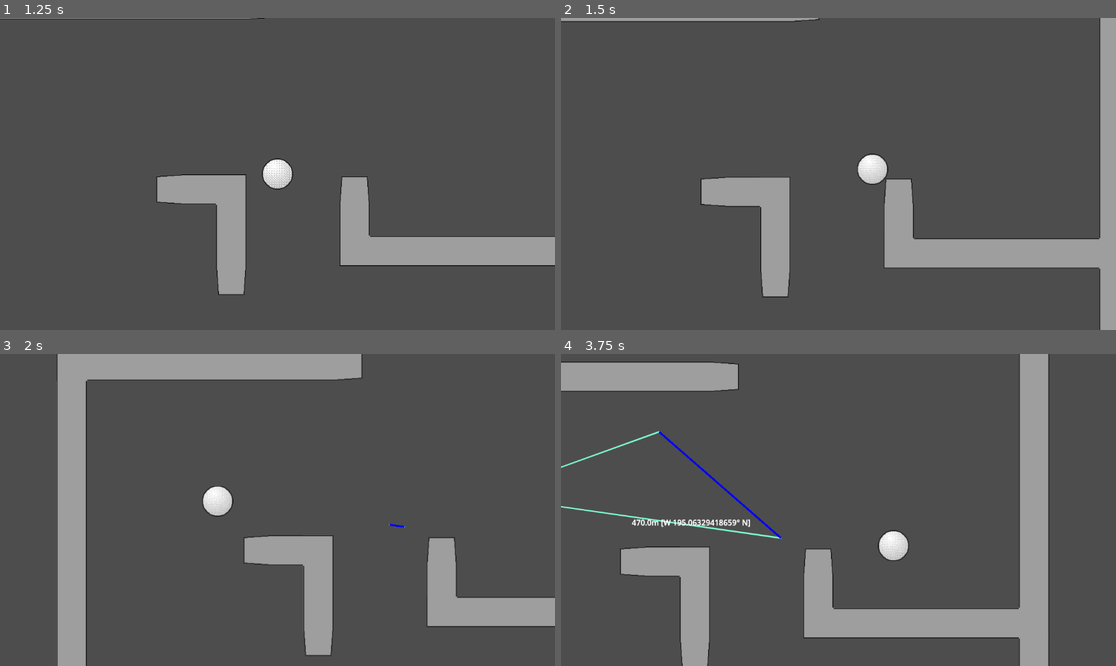
Above: before the commit, frames 1-4 (two rows, left to right).
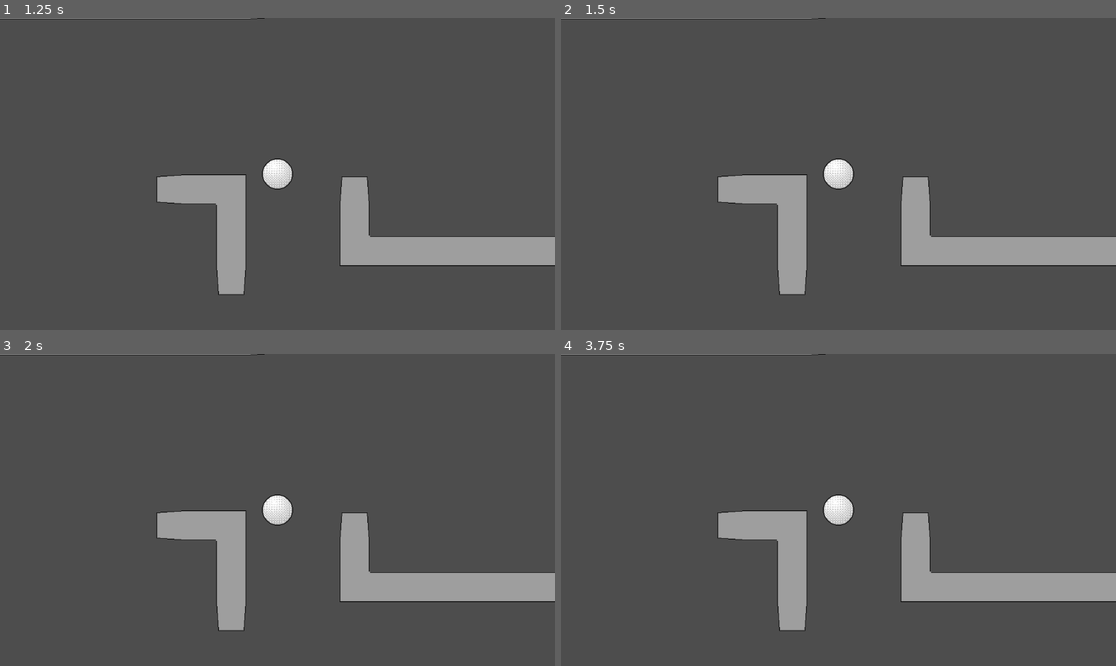
Above: after the commit, the same moments.

Repository: EightLimbed/physics-golf
Game: Godot game, scene res://Game.tscn
Two runs of this game, one before a commit and one after it. Both use one fixed random seed, a clock stepped at 60 frames per second and the inputs below.
Inputs (mouse positions are in pixels of both pictures, inside the frame that each line leads up to):
- Up to frame 1 (1.25 s): tap Enter (ui_accept) at 0.5, 0.77 s; move the mouse to (399, 158) at 0.52 s; press the mouse at (399, 158) at 0.53 s
- Up to frame 2 (1.5 s): tap Enter (ui_accept) at 1.25 s; move the mouse to (727, 189) at 1.27 s; release the mouse at (727, 189) at 1.28 s; click (727, 189) at 1.35 s
- Up to frame 3 (2 s): tap Enter (ui_accept) at 1.52 s
- Up to frame 4 (3.75 s): move the mouse to (894, 441) at 2.02 s; press the mouse at (894, 441) at 2.03 s; move the mouse to (810, 572) at 2.77 s; release the mouse at (810, 572) at 2.78 s; click (810, 572) at 2.85 s; tap Enter (ui_accept) at 3.02 s; move the mouse to (1005, 556) at 3.52 s; press the mouse at (1005, 556) at 3.53 s

Frame 1 is identical in both runs. In frame 2, 8.9% of the frame differs, in the area x 0-100%, y 0-100%; in frame 3, 23%; in frame 4, 24%.

Commit message:
Start Aiming

Diff:
--- a/Ball.gd
+++ b/Ball.gd
@@ -1,19 +1,28 @@
 extends RigidBody2D
 
 @onready var game = get_parent()
+var launch_ready : bool = false
 
 # Called when the node enters the scene tree for the first time.
 func _ready() -> void:
-	pass # Replace with function body.
+	game.vectors.append(position)
 
 # Called every frame. 'delta' is the elapsed time since the previous frame.
 func _process(_delta: float) -> void:
-	pass
 
-func _input(event: InputEvent) -> void:
-	if event.is_action_released("Launch"):
+	if Input.is_action_just_released("Launch") and launch_ready:
 		apply_central_impulse(-get_local_mouse_position()*2)
+		launch_ready = false
 
 func _on_body_entered(_body: Node) -> void:
 	game.vectors.append(position)
 	print(game.vectors)
+
+func _on_mouse_entered() -> void:
+	if Input.is_action_pressed("Launch"):
+		print("entered")
+		launch_ready = true
+
+func _draw() -> void:
+	if launch_ready:
+		draw_line(position, get_local_mouse_position(), Color.YELLOW, 6, true)
--- a/Ball.tscn
+++ b/Ball.tscn
@@ -12,6 +12,7 @@
 
 [node name="Ball" type="RigidBody2D"]
 collision_layer = 2
+input_pickable = true
 physics_material_override = SubResource("PhysicsMaterial_lww6v")
 gravity_scale = 0.0
 lock_rotation = true
@@ -28,3 +29,4 @@
 shape = SubResource("RectangleShape2D_lww6v")
 
 [connection signal="body_entered" from="." to="." method="_on_body_entered"]
+[connection signal="mouse_entered" from="." to="." method="_on_mouse_entered"]
--- a/Game.gd
+++ b/Game.gd
@@ -22,25 +22,25 @@
 	if dir < 0:
 		dir += 360
 	if dir == 0:
-		return str(round(df.length()))+"m [W]"
+		return str(round(df.length()/100))+"m [W]"
 	elif 90 > dir and dir > 0:
-		return str(round(df.length()))+"m [W "+str(dir)+"\u00B0 N]"
+		return str(round(df.length()/100))+"m [W "+str(dir)+"\u00B0 N]"
 	elif dir == 90:
-		return str(round(df.length()))+"m [N]"
+		return str(round(df.length()/100))+"m [N]"
 	elif 180 > dir and dir > 90:
-		return str(round(df.length()))+"m [N "+str(dir-90)+"\u00B0 E]"
+		return str(round(df.length()/100))+"m [N "+str(dir-90)+"\u00B0 E]"
 	elif dir == 180:
-		return str(round(df.length()))+"m [E]"
+		return str(round(df.length()/100))+"m [E]"
 	elif 270 > dir and dir > 180:
-		return str(round(df.length()))+"m [W "+str(dir)+"\u00B0 N]"
+		return str(round(df.length()/100))+"m [W "+str(dir)+"\u00B0 N]"
 	elif dir == 270:
-		return str(round(df.length()))+"m [S]"
+		return str(round(df.length()/100))+"m [S]"
 	elif 360 > dir and dir > 270:
-		return str(round(df.length()))+"m [N "+str(dir-90)+"\u00B0 E]"
+		return str(round(df.length()/100))+"m [N "+str(dir-90)+"\u00B0 E]"
 
 func _draw() -> void:
 	vectors.append(ball.position)
 	if vectors.size() > 1:
 		draw_polyline(vectors, Color.AQUAMARINE, 2, true)
-		draw_line(vectors[0],ball.position, Color.BLUE, 4)
+		draw_line(vectors[0],ball.position, Color.BLUE, 4, true)
 	vectors.remove_at(vectors.size()-1)
